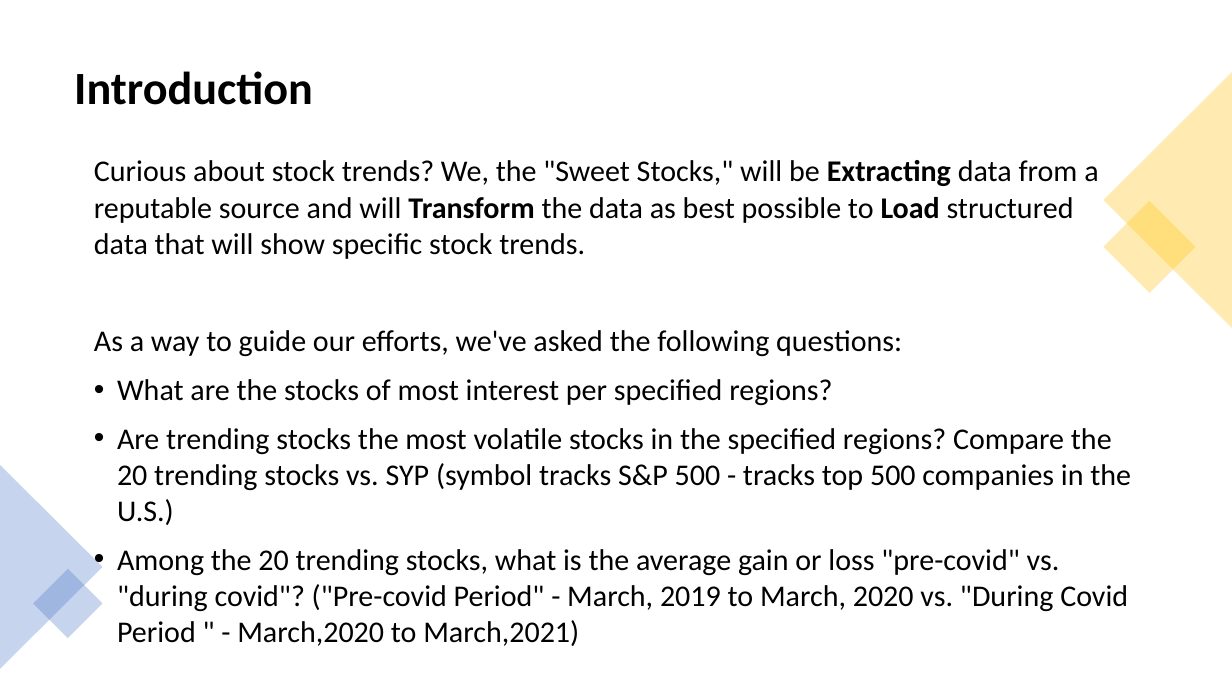
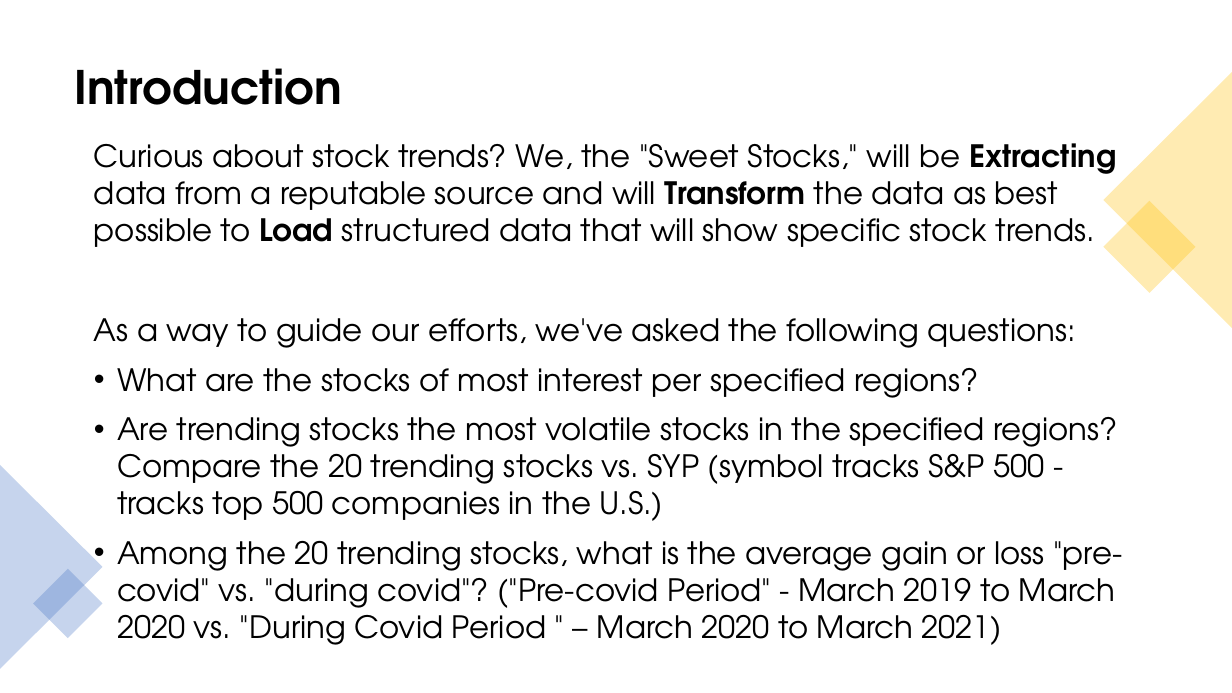
Before and after one commit to V-Villagomez/ETL-Stock-Trends, a slide deck: slide 2 of diagrams/Stock Trends ETL Process.pptx. Drawn at 1232x693 pixels with LibreOffice and Linux fonts; fonts in the diff are those of the drawing. Boxes give left, top, right and bottom in pixels: in the first picture for what was removed or moved away, otherwise in the second. Text is boxed around its words. In the diff, an @@ line names an element or a change of style, - is before the commit and + after.

```diff
--- a/diagrams/Stock Trends ETL Process.pptx
+++ b/diagrams/Stock Trends ETL Process.pptx
@@ title "Introduction" at (74, 68, 342, 105): font Calibri to TeX Gyre Adventor @@
@@ text "Curious about stock trends? We, ...": place and size @@
-text "Curious about stock trends? We, ..." at (94, 160, 1131, 646)
+text "Curious about stock trends? We, ..." at (94, 143, 1122, 639)
@@ text at (94, 143, 1117, 521): size 23.4 to 24 pt, font Calibri to TeX Gyre Adventor in "Curious about stock trends? We, the "Sweet ...", "As a way to guide our efforts, ...", "What are the stocks of most interest ...", "Are trending stocks the most volatile stocks ..." @@
@@ text at (117, 541, 1122, 639): text changed; size 23.4 to 24 pt; font Calibri to TeX Gyre Adventor @@
-• Among the 20 trending stocks, what is the average gain or loss "pre-covid" vs. "during covid"? ("Pre-covid Period" - March, 2019 to March, 2020 vs. "During Covid Period " - March,2020 to March,2021)
+• Among the 20 trending stocks, what is the average gain or loss "pre-covid" vs. "during covid"? ("Pre-covid Period" - March 2019 to March 2020 vs. "During Covid Period " – March 2020 to March 2021)
```
Also in this commit, not shown: 9 other slides changed.
